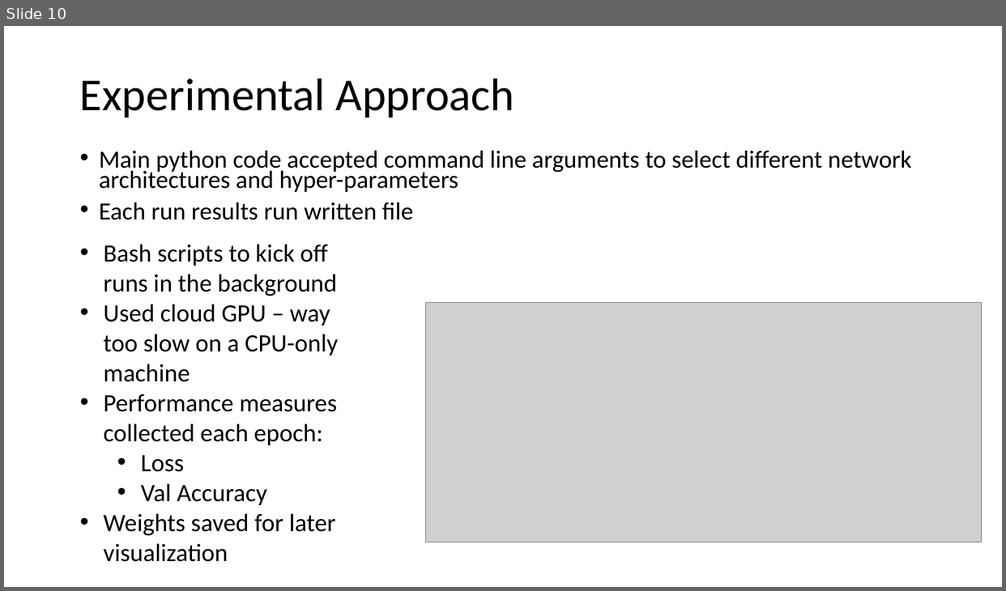
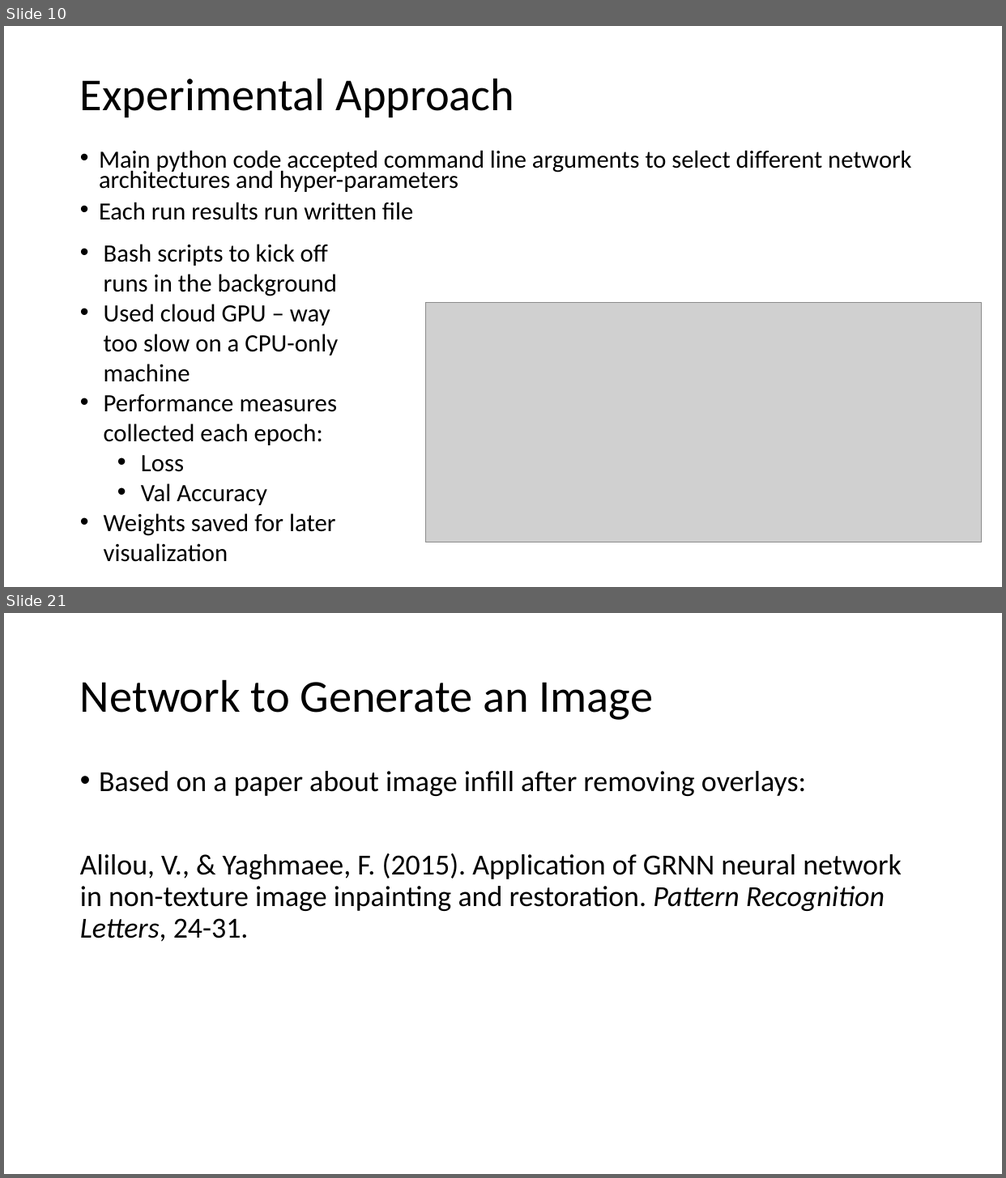
Before and after one commit to BillGrieser-GW/Final-Project-Group-7, a slide deck: Final-Group-Presentation/Group7.pptx. Shown one above the other, each under a label of ours: slide 10 before the commit, slides 10 and 21 after it; the slides between them are not shown. The pictures are 1006x591 and 1006x1178 pixels, drawn with LibreOffice and Linux fonts; fonts in the diff are those of the drawing; grey boxes stand for pictures. Boxes give left, top, right and bottom in pixels: in the first picture for what was removed or moved away, otherwise in the second. Text is boxed around its words. In the diff, an @@ line names an element or a change of style, - is before the commit and + after.

```diff
--- a/Final-Group-Presentation/Group7.pptx
+++ b/Final-Group-Presentation/Group7.pptx
@@ slide 21 added at (x1=4, y1=613, x2=1002, y2=1174), background #FFFFFF @@
@@ title added at (x1=80, y1=679, x2=653, y2=720), 44 pt, text #000000 @@
+Network to Generate an Image
@@ text added at (x1=80, y1=771, x2=901, y2=942), 28 pt, text #000000 @@
+• Based on a paper about image infill after removing overlays:
+Alilou, V., & Yaghmaee, F. (2015). Application of GRNN neural network in non-texture image inpainting and restoration. Pattern Recognition Letters, 24-31.
```
Also in this commit, not shown: 1 slide changed, 17 other slides added.
